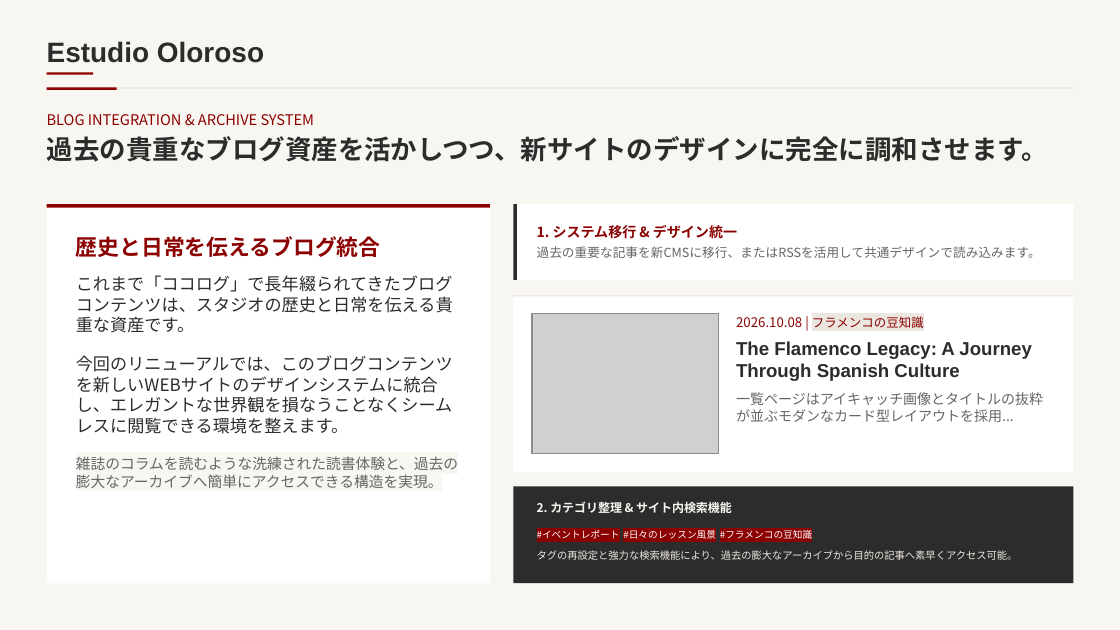
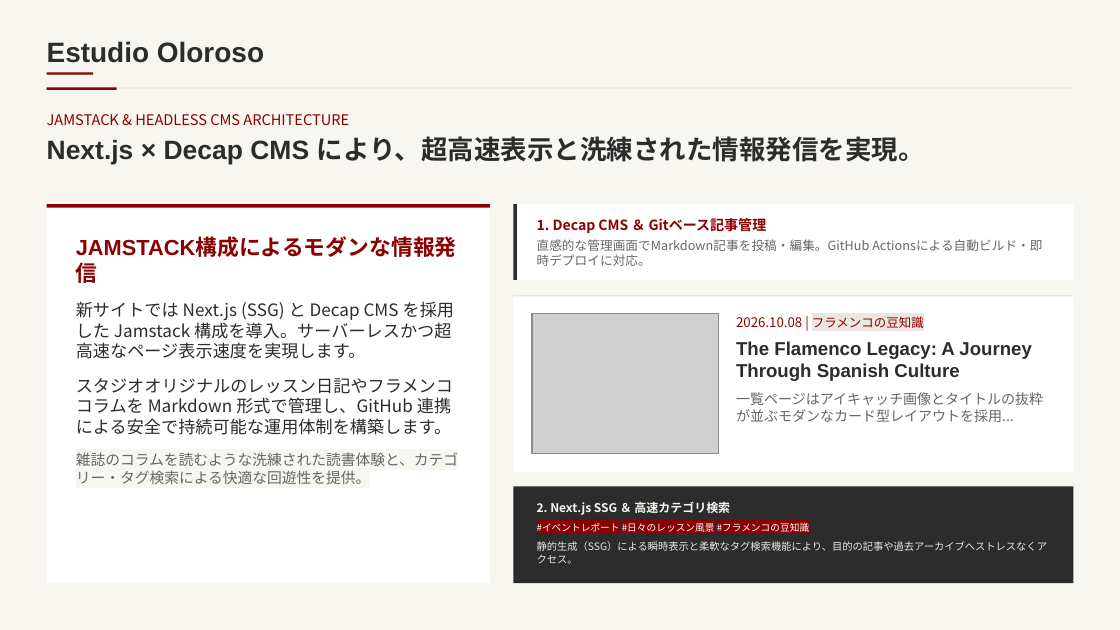
Before and after one commit to ikeda-haruka/oloroso, a slide deck: slide 10 of docs/「Estudio Oloroso」WEBサイト デザインプレビュー＆リニューアル構成案.pptx. Drawn at 1120x630 pixels with LibreOffice and Linux fonts; fonts in the diff are those of the drawing; grey boxes stand for pictures. Boxes give left, top, right and bottom in pixels: in the first picture for what was removed or moved away, otherwise in the second. Text is boxed around its words. In the diff, an @@ line names an element or a change of style, - is before the commit and + after.

Commit message:
feat: implement updated designs and requirements from docs (3-step wizard form, timetable filters & modal, student quick access, video facade, ekiten & instagram integrations)

```diff
--- a/docs/「Estudio Oloroso」WEBサイト デザインプレビュー＆リニューアル構成案.pptx
+++ b/docs/「Estudio Oloroso」WEBサイト デザインプレビュー＆リニューアル構成案.pptx
@@ text at bbox=[47, 114, 925, 164]: text changed @@
-BLOG INTEGRATION & ARCHIVE SYSTEM
-過去の貴重なブログ資産を活かしつつ、新サイトのデザインに完全に調和させます。
+JAMSTACK & HEADLESS CMS ARCHITECTURE
+Next.js × Decap CMS により、超高速表示と洗練された情報発信を実現。
@@ text at bbox=[537, 218, 1042, 266]: text changed @@
-1. システム移行 & デザイン統一
-過去の重要な記事を新CMSに移行、またはRSSを活用して共通デザインで読み込みます。
+1. Decap CMS ＆ Gitベース記事管理
+直感的な管理画面でMarkdown記事を投稿・編集。GitHub Actionsによる自動ビルド・即時デプロイに対応。
@@ text at bbox=[76, 301, 458, 484]: text changed @@
-歴史と日常を伝えるブログ統合
-これまで「ココログ」で長年綴られてきたブログコンテンツは、スタジオの歴史と日常を伝える貴重な資産です。
-今回のリニューアルでは、このブログコンテンツを新しいWEBサイトのデザインシステムに統合し、エレガントな世界観を損なうことなくシームレスに閲覧できる環境を整えます。
-雑誌のコラムを読むような洗練された読書体験と、過去の膨大なアーカイブへ簡単にアクセスできる構造を実現。
+JAMSTACK構成によるモダンな情報発信
+新サイトでは Next.js (SSG) と Decap CMS を採用した Jamstack 構成を導入。サーバーレスかつ超高速なページ表示速度を実現します。
+スタジオオリジナルのレッスン日記やフラメンココラムを Markdown 形式で管理し、GitHub 連携による安全で持続可能な運用体制を構築します。
+雑誌のコラムを読むような洗練された読書体験と、カテゴリー・タグ検索による快適な回遊性を提供。
@@ text at bbox=[537, 501, 730, 515]: text changed @@
-2. カテゴリ整理 & サイト内検索機能
+2. Next.js SSG ＆ 高速カテゴリ検索
@@ text at bbox=[537, 541, 1047, 564]: text changed @@
-タグの再設定と強力な検索機能により、過去の膨大なアーカイブから目的の記事へ素早くアクセス可能。
+静的生成（SSG）による瞬時表示と柔軟なタグ検索機能により、目的の記事や過去アーカイブへストレスなくアクセス。
```
Also in this commit, not shown: 4 other slides changed, 11 other files.
